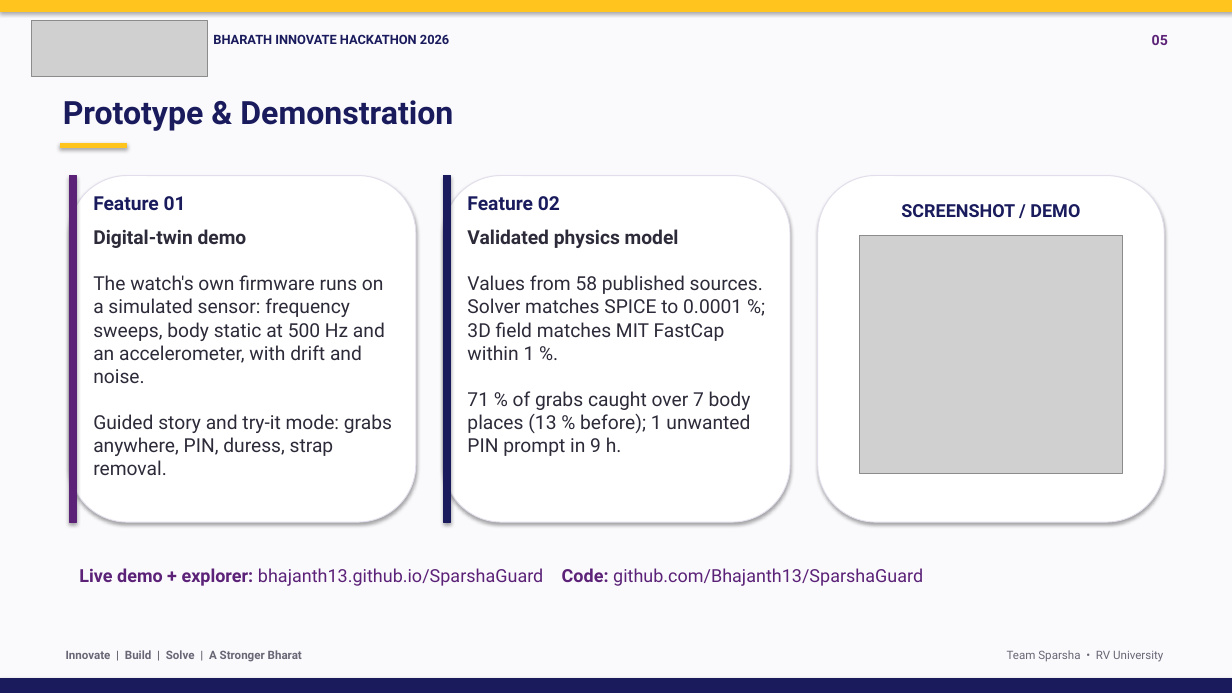
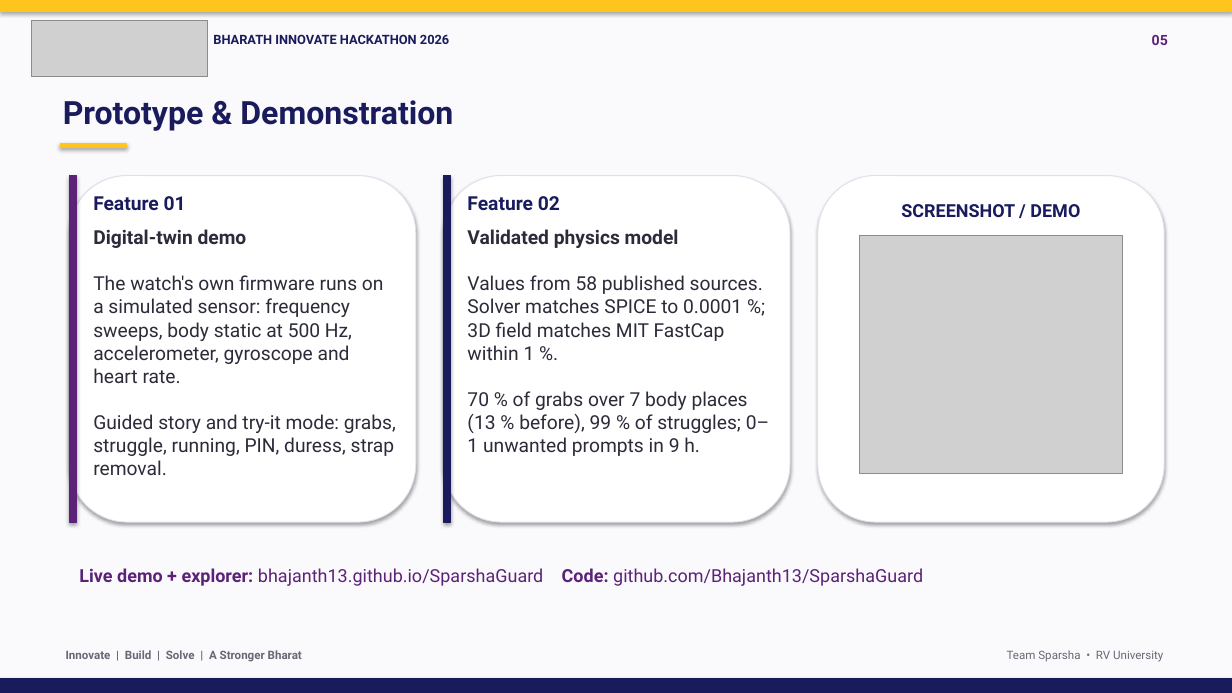
Before and after one commit to Bhajanth13/SparshaGuard, a slide deck: slide 5 of docs/SparshaGuard_BIH2026.pptx. Drawn at 1232x693 pixels with LibreOffice and Linux fonts; fonts in the diff are those of the drawing; grey boxes stand for pictures. Boxes give left, top, right and bottom in pixels: in the first picture for what was removed or moved away, otherwise in the second. Text is boxed around its words. In the diff, an @@ line names an element or a change of style, - is before the commit and + after.

Commit message:
Signs of assault: final check numbers, struggle right after running, deck and front page
Struggle check now pauses only while the 4 s window still holds running, so a struggle right
after she runs is caught (92 %) without false prompts at the end of a run (0 of 150).
Headless check: 99 % of struggles caught with no touch, 99 % of touches while running, running
alone prompted 1.7 % of runs, 0 unwanted prompts in 9 h (sweep only 28), body coverage 70 %.
Deck: mic at the PIN prompt, voice + GPS in the alert, motion and heart-rate sensors, results.

```diff
--- a/docs/SparshaGuard_BIH2026.pptx
+++ b/docs/SparshaGuard_BIH2026.pptx
@@ text at (x1=93, y1=275, x2=396, y2=475): text changed @@
-The watch's own firmware runs on a simulated sensor: frequency sweeps, body static at 500 Hz and an accelerometer, with drift and noise.
-Guided story and try-it mode: grabs anywhere, PIN, duress, strap removal.
+The watch's own firmware runs on a simulated sensor: frequency sweeps, body static at 500 Hz, accelerometer, gyroscope and heart rate.
+Guided story and try-it mode: grabs, struggle, running, PIN, duress, strap removal.
@@ text at (x1=467, y1=391, x2=769, y2=456): text changed @@
-71 % of grabs caught over 7 body places (13 % before); 1 unwanted PIN prompt in 9 h.
+70 % of grabs over 7 body places (13 % before), 99 % of struggles; 0–1 unwanted prompts in 9 h.
```
Also in this commit, not shown: 3 other slides changed, 8 other files.
